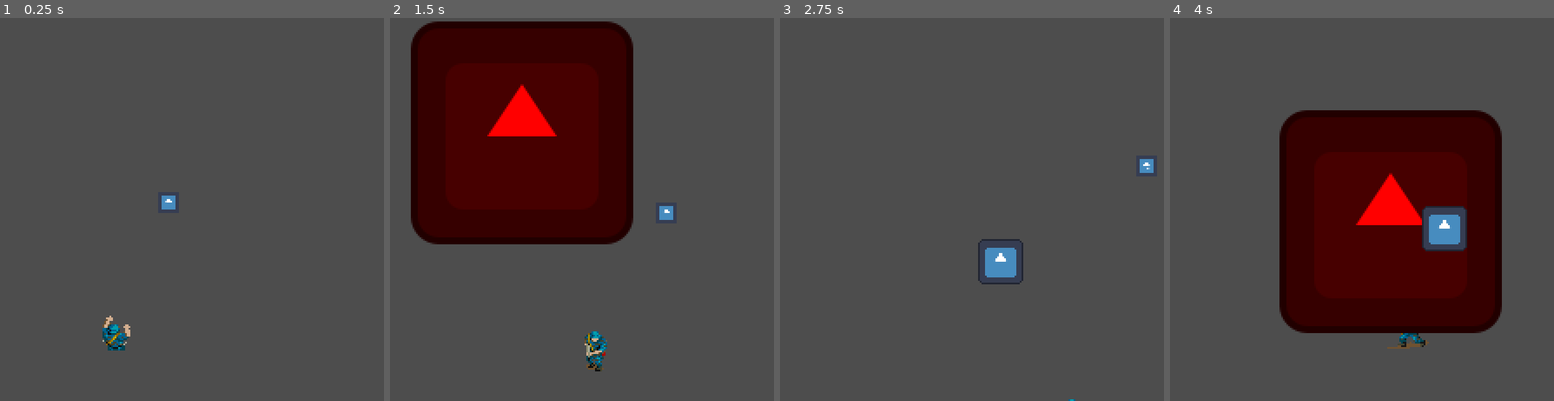
Above: before the commit, frames 1-4 (left to right).
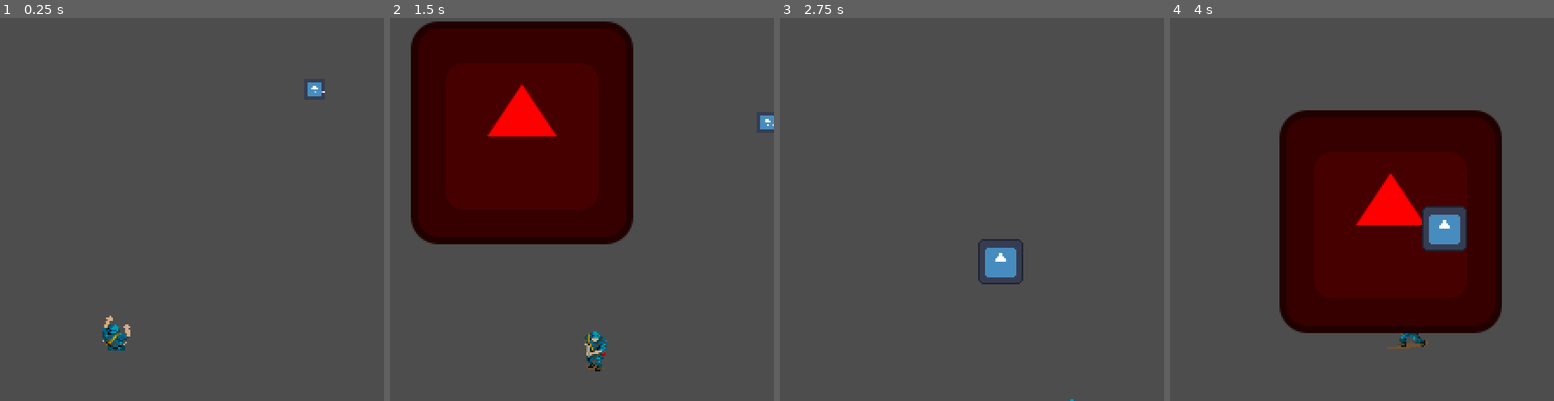
Above: after the commit, the same moments.

Repository: igoralves3/T2ProgIA
Game: Godot game, scene res://Cenas/CenaTeste1.tscn
The game is run twice, just before and just after one commit, with the same random seed, the same clock (stepped at 60 frames per second) and the same inputs. The engine's default icon, where the game draws it, is replaced by a stand-in: a white triangle on a blue panel in a dark square.
Inputs:
- Up to frame 1 (0.25 s): no input
- Up to frame 2 (1.5 s): hold Right (Right) 0.53-1.28 s; hold X (Grenade) 0.53-1.28 s; hold Down (Down) from 1.28 s (still down); tap Z (Shoot) at 1.35 s
- Up to frame 3 (2.75 s): release Down (Down) at 2.03 s; hold Right (Right) from 2.03 s (still down); hold X (Grenade) from 2.03 s (still down)
- Up to frame 4 (4 s): release Right (Right) at 2.78 s; release X (Grenade) at 2.78 s; hold Up (Up) 2.78-3.53 s; tap Z (Shoot) at 2.85 s; hold Left (Left) from 3.53 s (still down); hold X (Grenade) from 3.53 s (still down)

The runs differ from the first frame. In frame 1, 0.3% of the frame differs, in the area x 42-85%, y 16-50%; in frame 2, 0.3%; in frame 3, 0.1%; in frame 4, nothing differs.

Commit message:
corrigindo seek

Diff:
--- a/Cenas/CenaTeste1.tscn
+++ b/Cenas/CenaTeste1.tscn
@@ -11,7 +11,7 @@
 position = Vector2(69, 214)
 
 [node name="Infantaria" parent="." instance=ExtResource("2_3fxi0")]
-position = Vector2(88, 141)
+position = Vector2(177, 72)
 collision_layer = 4
 collision_mask = 3
 
--- a/Scripts/Classes/seek.gd
+++ b/Scripts/Classes/seek.gd
@@ -3,17 +3,44 @@
 
 @export var character: CharacterBody2D
 @export var other_player: CharacterBody2D
-@export var move_speed: float = 50.0
+@export var move_speed: float = 40.0
 
 var move_direction: Vector2
 var wonder_time: float
 
 var destination: Vector2
 
+
+func enter() -> void:
+	if not other_player:
+		var currentScene = get_tree().get_current_scene().get_name()
+		other_player = get_node('/root/'+currentScene+'/MainPlayerChar')
+
+func exit() -> void:
+	pass
+
+func update(delta: float) -> void:
+	pass
+
+func physics_update(delta: float) -> void:
+	if !other_player:
+		return
+	else:
+		var direction = other_player.global_position - character.global_position
+
+		if direction.length() > 25 and character.global_position.y < other_player.global_position.y:
+			character.velocity = direction.normalized() * move_speed
+		else:
+			character.velocity = Vector2(0,0)
+
+		if direction.length() > 150 or character.global_position.y > other_player.global_position.y:
+			transitioned.emit(self,"Wander")
+
+
+"""
 func randomize_wonder():
 	move_direction = Vector2(randf_range(-1,1),randf_range(-1,1)).normalized()
 	wonder_time = randf_range(1,5)
-
 
 
 func update_position() -> void:
@@ -50,3 +77,4 @@
 func _on_visible_on_screen_notifier_2d_screen_exited() -> void:
 	print('fora')
 	queue_free()
+"""
--- a/Scripts/Classes/wander.gd
+++ b/Scripts/Classes/wander.gd
@@ -5,7 +5,7 @@
 @export var character: CharacterBody2D
 @export var other_player: CharacterBody2D
 
-@export var move_speed: float = 50.0
+@export var move_speed: float = 40.0
 
 @export var _animated_sprite: AnimatedSprite2D
 
@@ -13,7 +13,51 @@
 const SPEED = 150.0
 
 @onready var player = $Player
+var wonder_time: float
 
+var destination: Vector2
+
+func randomize_wonder():
+	move_direction = Vector2(randf_range(-1,1),randf_range(-1,1)).normalized()
+	wonder_time = randf_range(1,5)
+
+
+func update_position() -> void:
+	var direction = destination - character.global_position
+	character.velocity = direction.normalized() * move_speed
+
+func enter() -> void:
+	if not other_player:
+		var currentScene = get_tree().get_current_scene().get_name()
+		other_player = get_node('/root/'+currentScene+'/MainPlayerChar')
+	randomize_wonder()
+
+func exit() -> void:
+	pass
+
+func update(delta: float) -> void:
+	if wonder_time > 0:
+		wonder_time -= delta
+	else:
+		randomize_wonder()
+
+func physics_update(delta: float) -> void:
+	if character:
+		character.velocity = move_direction * move_speed
+	if other_player:
+		var direction = other_player.global_position - character.global_position
+
+		if direction.length() < 150:
+			transitioned.emit(self,"Seek")
+
+
+
+
+func _on_visible_on_screen_notifier_2d_screen_exited() -> void:
+	print('fora')
+	queue_free()
+
+"""
 func enter() -> void:
 	if character:
 		print('enter')
@@ -58,3 +102,4 @@
 func _on_visible_on_screen_notifier_2d_screen_exited() -> void:
 	print('fora')
 	queue_free()
+"""
